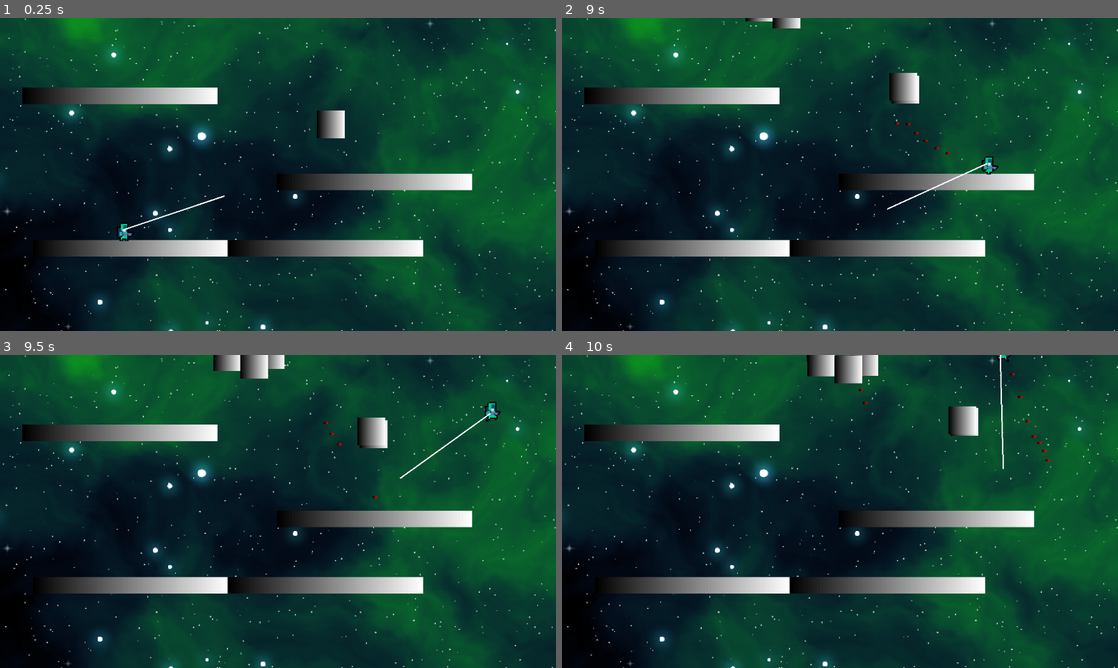
Above: before the commit, frames 1-4 (two rows, left to right).
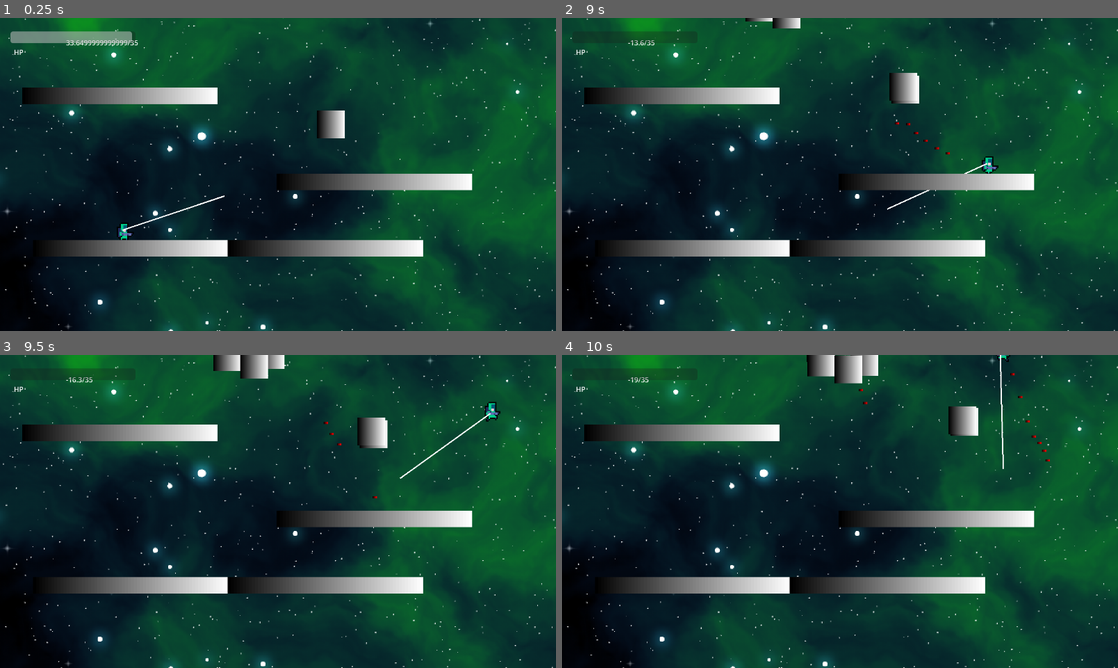
Above: after the commit, the same moments.

Repository: fer-hnndz/europa-game
Game: Godot game, scene res://scenes/TestScene.tscn
The game is run twice, just before and just after one commit, with the same random seed, the same clock (stepped at 60 frames per second) and the same inputs.
Inputs (mouse positions are in pixels of both pictures, inside the frame that each line leads up to):
- Up to frame 1 (0.25 s): no input
- Up to frame 2 (9 s): tap Enter (ui_accept) at 0.5, 0.77, 1.52, 3.02, 3.77, 4.52, 6.02, 6.77, 7.52 s; move the mouse to (962, 158) at 0.52 s; press the mouse at (962, 158) at 0.53 s; hold Right (ui_right) 0.53-2.03 s; move the mouse to (728, 190) at 1.27 s; release the mouse at (728, 190) at 1.28 s; click (728, 190) at 1.35 s; move the mouse to (895, 105) at 2.02 s; press the mouse at (895, 105) at 2.03 s; hold Left (ui_left) 2.03-2.78 s; move the mouse to (812, 237) at 2.77 s; release the mouse at (812, 237) at 2.78 s; hold Right (ui_right) 2.78-4.28 s; click (812, 237) at 2.85 s; move the mouse to (1006, 221) at 3.52 s; press the mouse at (1006, 221) at 3.53 s; move the mouse to (673, 127) at 4.27 s; release the mouse at (673, 127) at 4.28 s; hold Left (ui_left) 4.28-5.03 s; click (673, 127) at 4.35 s; move the mouse to (867, 174) at 5.02 s; press the mouse at (867, 174) at 5.03 s; hold Right (ui_right) 5.03-5.78 s; move the mouse to (756, 96) at 5.77 s; release the mouse at (756, 96) at 5.78 s; hold Left (ui_left) 5.78-7.28 s; click (756, 96) at 5.85 s; move the mouse to (962, 158) at 6.52 s; press the mouse at (962, 158) at 6.53 s; move the mouse to (728, 190) at 7.27 s; release the mouse at (728, 190) at 7.28 s; hold Right (ui_right) from 7.28 s (still down); click (728, 190) at 7.35 s; move the mouse to (895, 105) at 8.02 s; press the mouse at (895, 105) at 8.03 s; move the mouse to (812, 237) at 8.77 s; release the mouse at (812, 237) at 8.78 s; click (812, 237) at 8.85 s
- Up to frame 3 (9.5 s): keep holding Right (ui_right); tap Enter (ui_accept) at 9.02 s
- Up to frame 4 (10 s): move the mouse to (1006, 558) at 9.52 s; release Right (ui_right) at 9.53 s; press the mouse at (1006, 558) at 9.53 s; hold Left (ui_left) from 9.53 s (still down); tap Enter (ui_accept) at 9.77 s

The runs differ from the first frame. In frame 1, 0.9% of the frame differs, in the area x 1-25%, y 4-72%; in frame 2, 0.3%; in frame 3, 0.3%; in frame 4, 0.2%.

Commit message:
Se agrego prototipo de barra de vida

Diff:
--- a/scenes/TestScene.tscn
+++ b/scenes/TestScene.tscn
@@ -1,13 +1,17 @@
-[gd_scene load_steps=6 format=3 uid="uid://cm1ku01w54xb3"]
+[gd_scene load_steps=7 format=3 uid="uid://cm1ku01w54xb3"]
 
 [ext_resource type="Script" path="res://scipts/TestSceneController.gd" id="1_b8lxh"]
 [ext_resource type="PackedScene" uid="uid://dj7xs40ybe5hl" path="res://scenes/characters/TestPlatform.tscn" id="1_chmcy"]
 [ext_resource type="PackedScene" uid="uid://dj70kpkttcguv" path="res://scenes/characters/Player.tscn" id="2_4vcyk"]
 [ext_resource type="PackedScene" uid="uid://d2n787c4rn0w2" path="res://scenes/characters/TestEnemy.tscn" id="3_1la1o"]
 [ext_resource type="Texture2D" uid="uid://djb6r1mikxhec" path="res://sprites/europa_bg.png" id="5_cgqab"]
+[ext_resource type="PackedScene" uid="uid://d1trffgcr05ky" path="res://scenes/menus/PlayerUI.tscn" id="6_u4f68"]
 
 [node name="TestScene" type="Node2D"]
 script = ExtResource("1_b8lxh")
+
+[node name="Player" parent="." instance=ExtResource("2_4vcyk")]
+position = Vector2(285, 497)
 
 [node name="TestPlatform" parent="." instance=ExtResource("1_chmcy")]
 position = Vector2(301, 530)
@@ -17,9 +21,6 @@
 
 [node name="TestPlatform3" parent="." instance=ExtResource("1_chmcy")]
 position = Vector2(276, 179)
-
-[node name="Player" parent="." instance=ExtResource("2_4vcyk")]
-position = Vector2(285, 497)
 
 [node name="TestEnemy" parent="." instance=ExtResource("3_1la1o")]
 position = Vector2(795, 227)
@@ -32,3 +33,8 @@
 position = Vector2(749, 330)
 scale = Vector2(1.84, 1.84)
 texture = ExtResource("5_cgqab")
+
+[node name="PlayerUI" parent="." instance=ExtResource("6_u4f68")]
+z_index = 1
+offset_right = 1.0
+offset_bottom = 0.0
--- /dev/null
+++ b/scenes/menus/PlayerUI.tscn
@@ -0,0 +1,44 @@
+[gd_scene load_steps=2 format=3 uid="uid://d1trffgcr05ky"]
+
+[ext_resource type="Script" path="res://scipts/PlayerUIController.gd" id="1_pi1tq"]
+
+[node name="PlayerUI" type="Control"]
+layout_mode = 3
+anchors_preset = 15
+anchor_right = 1.0
+anchor_bottom = 1.0
+offset_right = -1280.0
+offset_bottom = -720.0
+grow_horizontal = 2
+grow_vertical = 2
+script = ExtResource("1_pi1tq")
+
+[node name="HealthLabel" type="Label" parent="."]
+offset_left = 152.0
+offset_top = 31.0
+offset_right = 174.0
+offset_bottom = 83.0
+text = "HP
+ "
+horizontal_alignment = 1
+vertical_alignment = 1
+
+[node name="HPLabel" type="Label" parent="."]
+layout_mode = 2
+offset_left = 32.0
+offset_top = 66.0
+offset_right = 54.0
+offset_bottom = 118.0
+text = "HP
+ "
+horizontal_alignment = 1
+vertical_alignment = 1
+
+[node name="HealthBar" type="ProgressBar" parent="."]
+layout_mode = 0
+offset_left = 24.0
+offset_top = 31.0
+offset_right = 312.0
+offset_bottom = 58.0
+step = 1.0
+show_percentage = false
--- a/scipts/Player.gd
+++ b/scipts/Player.gd
@@ -7,7 +7,8 @@
 var last_bullet = 0
 var bullet_cooldown = 0.055
 var LASER_MAX_LENGTH = 250
-
+var current_health = 35
+var MAX_HEALTH = 35
 # Get the gravity from the project settings to be synced with RigidBody nodes.
 var gravity = ProjectSettings.get_setting("physics/2d/default_gravity")
 
--- /dev/null
+++ b/scipts/PlayerUIController.gd
@@ -0,0 +1,17 @@
+extends Control
+
+
+
+# Called when the node enters the scene tree for the first time.
+func _ready():
+	pass # Replace with function body.
+
+#func _process_healthbar():
+# Called every frame. 'delta' is the elapsed time since the previous frame.
+func _process(delta):
+	var player = get_parent().get_child(0)
+	$HealthBar.max_value = player.MAX_HEALTH
+	player.current_health -= 0.09
+	$HealthBar.value = player.current_health
+	$HealthLabel.text = str(player.current_health) + "/" + str(player.MAX_HEALTH)
+	print(player.current_health)
--- a/scipts/TestSceneController.gd
+++ b/scipts/TestSceneController.gd
@@ -1,5 +1,4 @@
 extends Node2D
-
 var stages = {
 	"0": {
 		"enemies": [preload("res://scenes/characters/TestEnemy.tscn")
